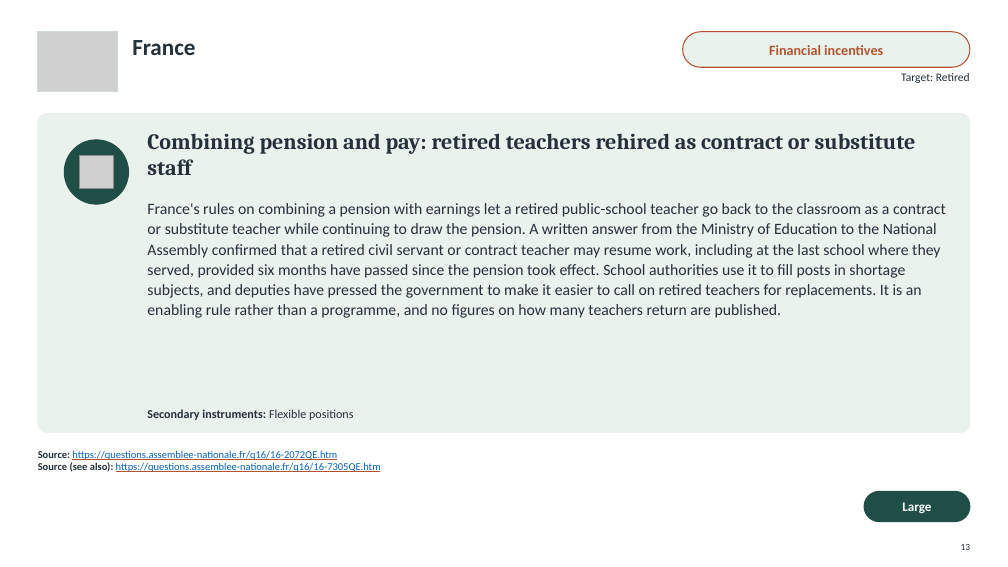
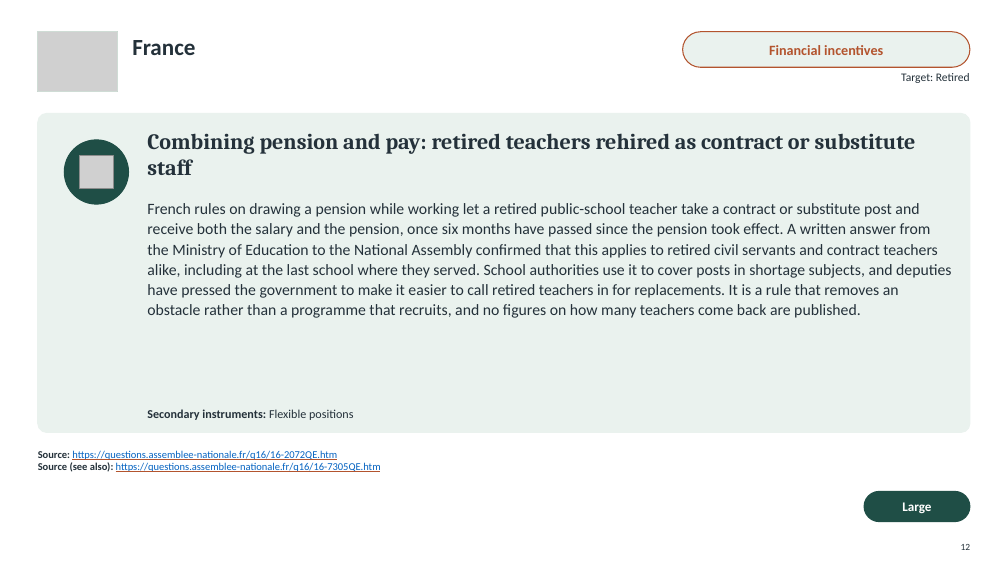
Before and after one commit to jedr1-ship-it/Alternative-Pathways----Quant, a slide deck: slide 12 of policies/Re-attracting_Former_Teachers.pptx (slide 13 before the commit). Drawn at 1008x567 pixels with LibreOffice and Linux fonts; fonts in the diff are those of the drawing; grey boxes stand for pictures. Boxes give left, top, right and bottom in pixels: in the first picture for what was removed or moved away, otherwise in the second. Text is boxed around its words. In the diff, an @@ line names an element or a change of style, - is before the commit and + after.

```diff
--- a/policies/Re-attracting_Former_Teachers.pptx
+++ b/policies/Re-attracting_Former_Teachers.pptx
@@ text at <box>147,203,951,318</box>: text changed @@
-France's rules on combining a pension with earnings let a retired public-school teacher go back to the classroom as a contract or substitute teacher while continuing to draw the pension. A written answer from the Ministry of Education to the National Assembly confirmed that a retired civil servant or contract teacher may resume work, including at the last school where they served, provided six months have passed since the pension took effect. School authorities use it to fill posts in shortage subjects, and deputies have pressed the government to make it easier to call on retired teachers for replacements. It is an enabling rule rather than a programme, and no figures on how many teachers return are published.
+French rules on drawing a pension while working let a retired public-school teacher take a contract or substitute post and receive both the salary and the pension, once six months have passed since the pension took effect. A written answer from the Ministry of Education to the National Assembly confirmed that this applies to retired civil servants and contract teachers alike, including at the last school where they served. School authorities use it to cover posts in shortage subjects, and deputies have pressed the government to make it easier to call retired teachers in for replacements. It is a rule that removes an obstacle rather than a programme that recruits, and no figures on how many teachers come back are published.
```
Also in this commit, not shown: 34 other slides changed, 1 slide removed, 4 other files.
